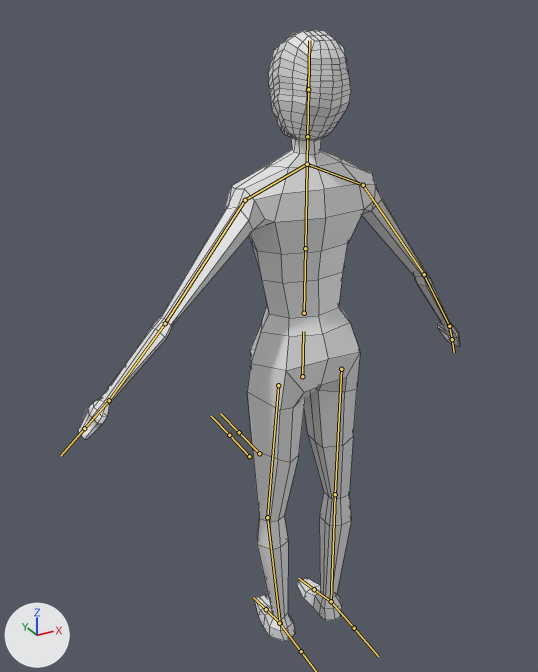
The FBX model Assets/Models/charakter.fbx as it was, and as the next commit left it.
Rendered twice from a 50 mm camera at (-1.07, -1.73, 1.958) aimed at (-0.077, 0.075, 1.056). Lighting does not change. The marker at lower left points along +X, +Y and +Z. The bones that bend it are drawn over the model as lines. Mesh edges are drawn as thin lines.

The first picture shows 'charaket_mesh'.
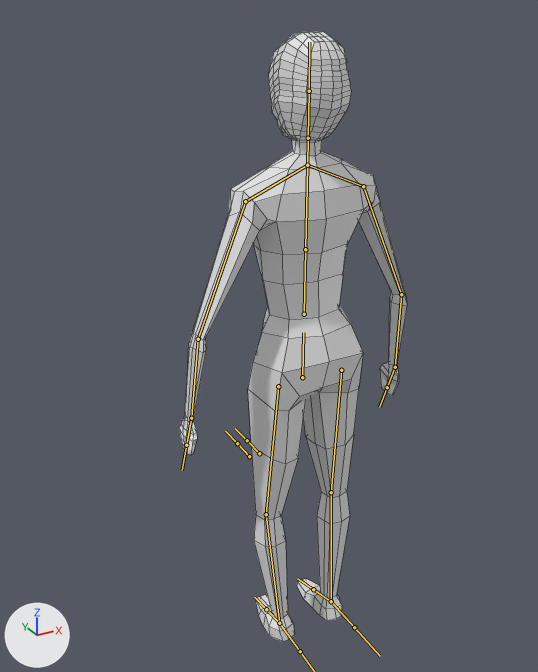
The newer file adds an action. The first version stands in its rest pose; the second is drawn at frame 18 of the action 'Armature|idle'.

The change in detail:
Bone 'upper_arm.l' (bone_upper_arm_l) turns from (0, 0, 0) to (0, 1, -16) degrees about its own x, y and z.
Bone 'lower_arm.l' (bone_lower_arm_l) turns from (0, 0, 0) to (0, -2, -19) degrees about its own x, y and z.
Bone 'upper_arm.r' (bone_upper_arm_r) turns from (0, 0, 0) to (2, -1, -15) degrees about its own x, y and z.
Bone 'lower_arm.r' (bone_lower_arm_r) turns from (0, 0, 0) to (-3, 1, -17) degrees about its own x, y and z.
Bone 'upper_leg.l' (bone_upper_leg_l) turns from (0, 0, 0) to (2, 13, 0) degrees about its own x, y and z.
Bone 'lower_leg.l' (bone_lower_leg_l) turns from (0, 0, 0) to (-3, 0, -2) degrees about its own x, y and z.
Bone 'foot.l' (bone_foot_l) turns from (0, 0, 0) to (3, -3, 11) degrees about its own x, y and z.
Bone 'upper_leg.r' (bone_upper_leg_r) turns from (0, 0, 0) to (-2, -13, 0) degrees about its own x, y and z.
Bone 'lower_leg.r' (bone_lower_leg_r) turns from (0, 0, 0) to (3, 0, -2) degrees about its own x, y and z.
Bone 'foot.r' (bone_foot_r) turns from (0, 0, 0) to (-12, 3, -2) degrees about its own x, y and z.

What differs and where, as boxes [x1, y1, x2, y2] in the pictures (538 x 672 px):
'charaket_mesh', posed (40% narrower): before [78, 30, 459, 641]; after [179, 32, 407, 641]
bone 'upper_arm.l', root to tip: before (245, 200) to (165, 323); after (245, 201) to (198, 339)
bone 'lower_arm.l', root to tip: before (165, 323) to (109, 400); after (198, 339) to (191, 418)
bone 'upper_arm.r', root to tip: before (363, 185) to (424, 274); after (363, 186) to (401, 294)
bone 'lower_arm.r', root to tip: before (424, 274) to (449, 326); after (401, 294) to (395, 367)
bone 'upper_leg.l', root to tip: before (278, 385) to (267, 517); after (278, 386) to (266, 514)
bone 'lower_leg.l', root to tip: before (267, 517) to (280, 623); after (266, 514) to (279, 623)
bone 'foot.l', root to tip: before (280, 623) to (266, 609); after (279, 623) to (266, 609)
bone 'upper_leg.r', root to tip: before (341, 369) to (335, 494); after (341, 370) to (331, 492)
bone 'lower_leg.r', root to tip: before (335, 494) to (331, 601); after (331, 492) to (331, 601)
bone 'foot.r', root to tip: before (331, 601) to (314, 589); after (331, 601) to (313, 589)
